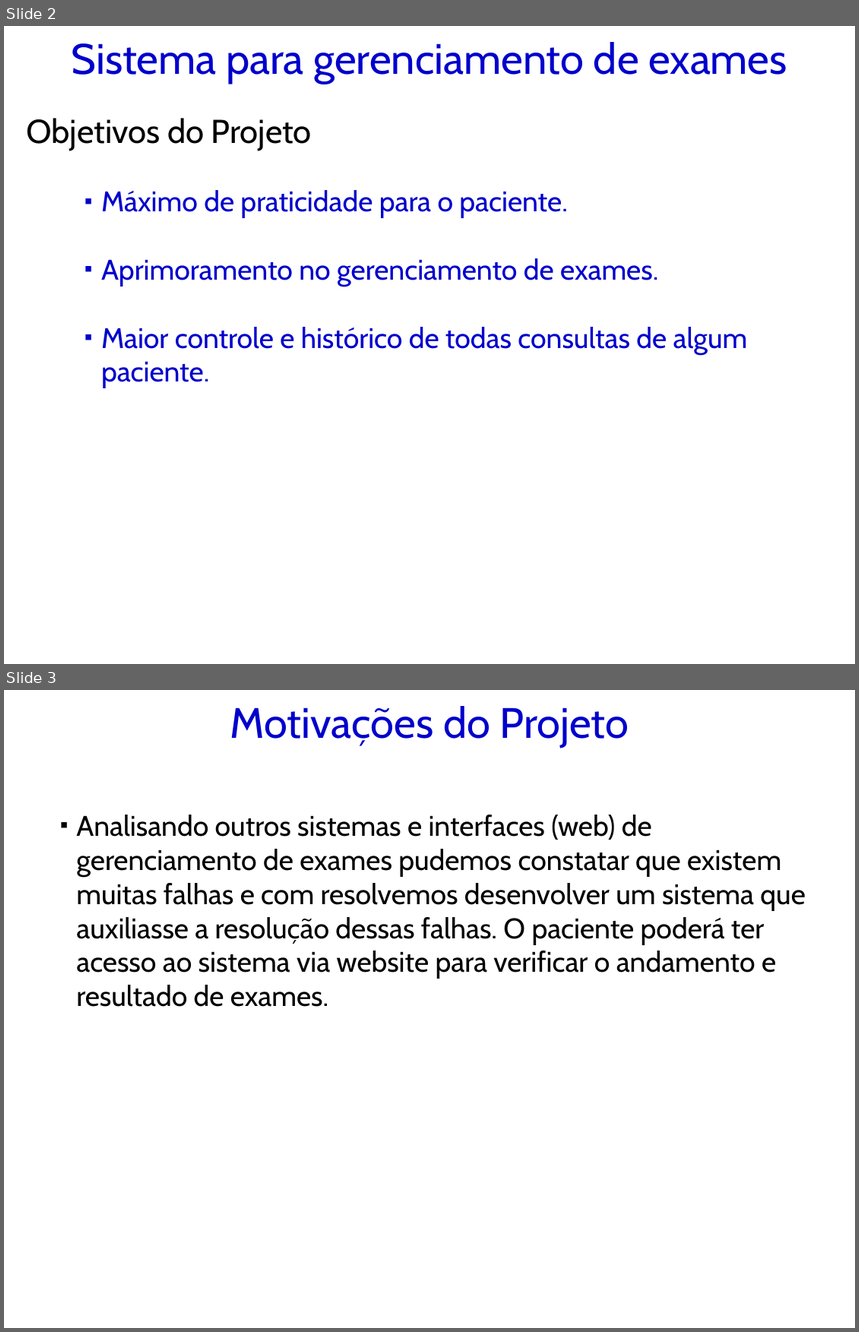
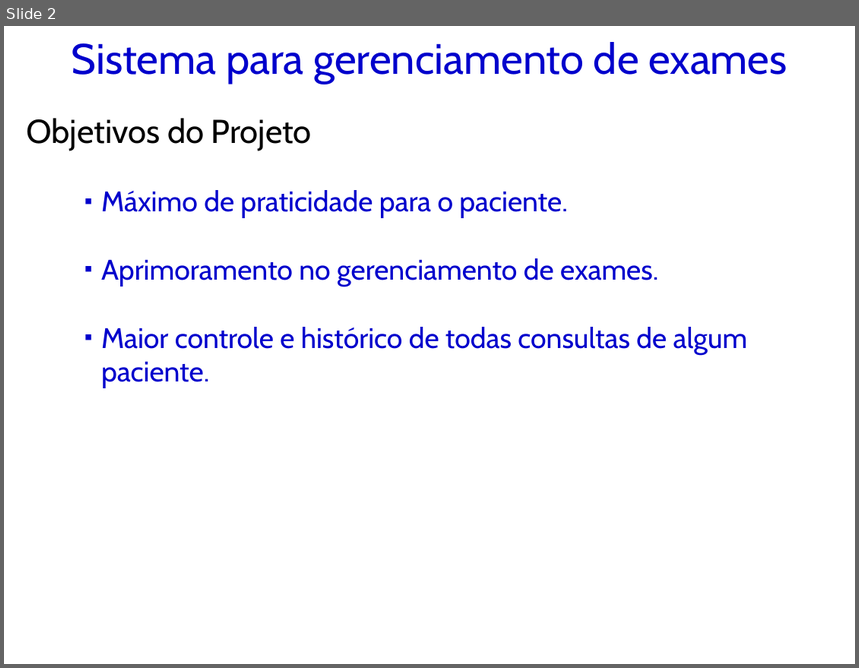
Before and after one commit to kokmz/TCCHUE, a slide deck: Arquivos do Anselmo preencidos - Semestre passado/GPS_2014_Modelo de Apresentação_PI.pptx. Shown one above the other, each under a label of ours: slides 2 and 3 before the commit, slide 2 after it. The pictures are 859x1332 and 859x668 pixels, drawn with LibreOffice and Linux fonts; fonts in the diff are those of the drawing; background and template pictures are left out. Boxes give left, top, right and bottom in pixels: in the first picture for what was removed or moved away, otherwise in the second. Text is boxed around its words. In the diff, an @@ line names an element or a change of style, - is before the commit and + after.

```diff
--- a/Arquivos do Anselmo preencidos - Semestre passado/GPS_2014_Modelo de Apresentação_PI.pptx
+++ b/Arquivos do Anselmo preencidos - Semestre passado/GPS_2014_Modelo de Apresentação_PI.pptx
@@ slide 3 removed at [4, 690, 855, 1328], background picture (left out) @@
@@ title removed at [230, 706, 629, 747] @@
-Motivações do Projeto
@@ text removed at [76, 815, 805, 1007] @@
-    ▪ Analisando outros sistemas e interfaces (web) de gerenciamento de exames pudemos constatar que existem muitas falhas e com resolvemos desenvolver um sistema que auxiliasse a resolução dessas falhas. O paciente poderá ter acesso ao sistema via website para verificar o andamento e resultado de exames.
```
Also in this commit, not shown: 9 slides changed, 8 slides added, 4 other slides removed, 1 other file.
